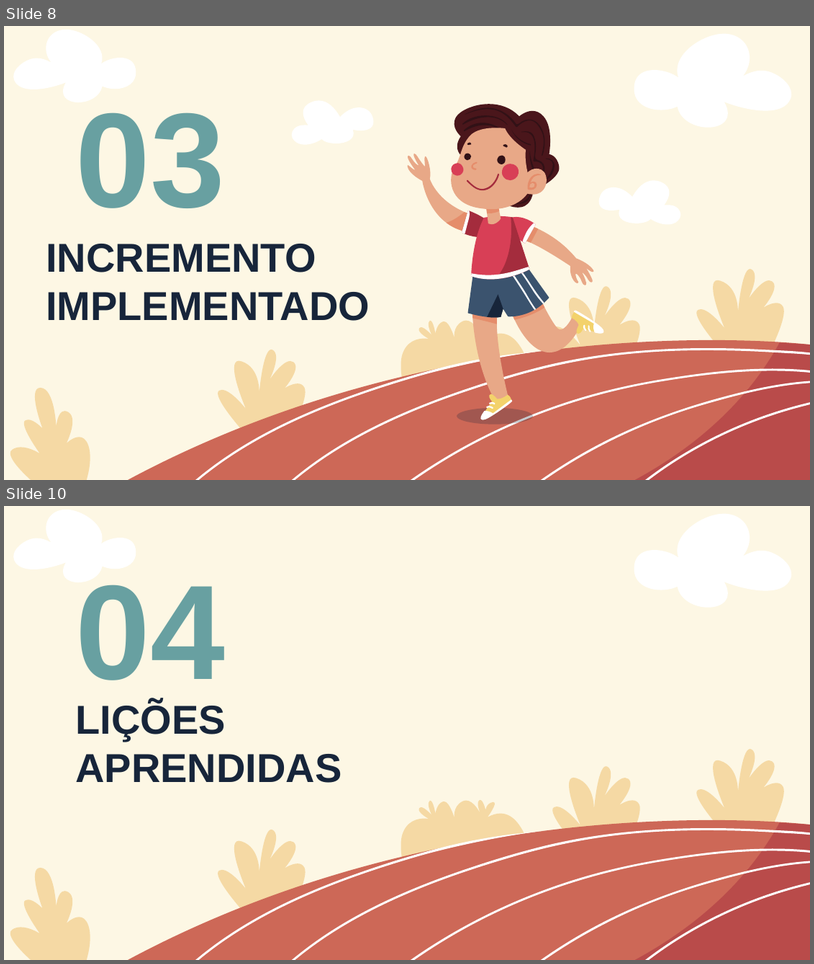
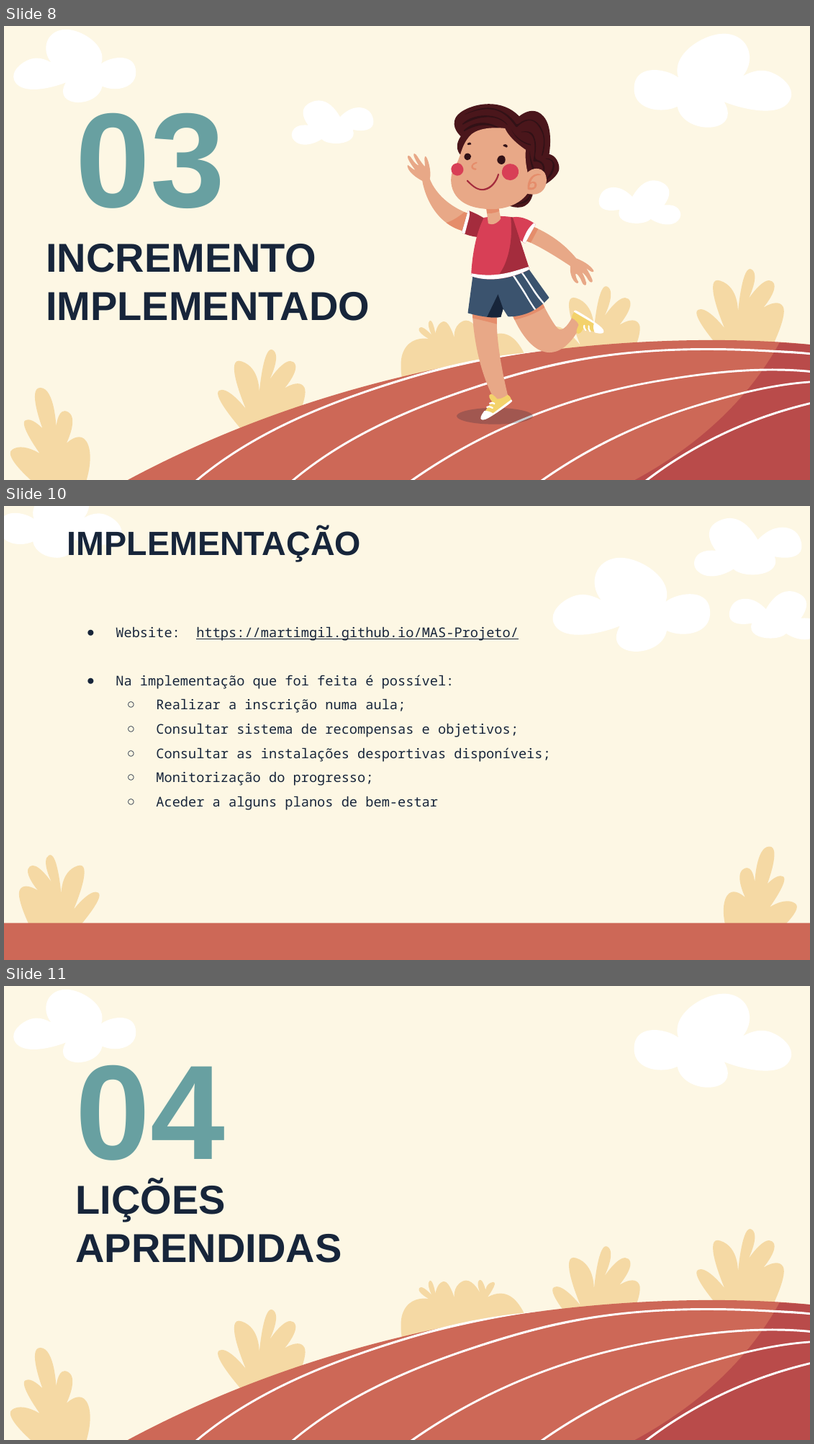
Before and after one commit to martimgil/MAS-Projeto, a slide deck: Iterações/3/Apresentação3.pptx. Shown one above the other, each under a label of ours: slides 8 and 10 before the commit, slides 8, 10 and 11 after it; the slides between them are not shown. The pictures are 814x964 and 814x1444 pixels, drawn with LibreOffice and Linux fonts; fonts in the diff are those of the drawing. Boxes give left, top, right and bottom in pixels: in the first picture for what was removed or moved away, otherwise in the second. Text is boxed around its words. In the diff, an @@ line names an element or a change of style, - is before the commit and + after.

```diff
--- a/Iterações/3/Apresentação3.pptx
+++ b/Iterações/3/Apresentação3.pptx
@@ slide 10 added at (4,506,810,960), background #FDF7E4 @@
@@ freeform shape added at (4,506,124,558), fill #FFFFFF @@
@@ freeform shape added at (694,518,805,576), fill #FFFFFF @@
@@ title added at (67,528,361,561), 30 pt, text #17253A, bold @@
+IMPLEMENTAÇÃO
@@ freeform shape added at (550,558,712,651), fill #FFFFFF @@
@@ freeform shape added at (728,592,810,640), fill #FFFFFF @@
@@ text added at (116,627,550,810), 12 pt, text #17253A @@
+● Website: https://martimgil.github.io/MAS-Projeto/
+● Na implementação que foi feita é possível:
+  ○ Realizar a inscrição numa aula;
+  ○ Consultar sistema de recompensas e objetivos;
+  ○ Consultar as instalações desportivas disponíveis;
+  ○ Monitorização do progresso;
+  ○ Aceder a alguns planos de bem-estar
@@ freeform shape added at (720,847,805,940), fill #EDB95C at 47% opacity @@
@@ freeform shape added at (16,854,106,931), fill #EDB95C at 47% opacity @@
@@ rectangle added at (4,923,810,960), fill #CD6857 @@
@@ what was slide 10 is now slide 11 @@
```
Also in this commit, not shown: 2 slides changed, 1 other file.
